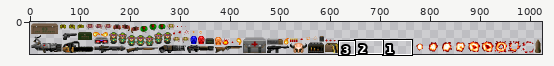
Sprite sheet -- resources/images/sprites.png. The picture above shows the old version from afar; the outline marks the close-up.
Close-up. Earlier state:
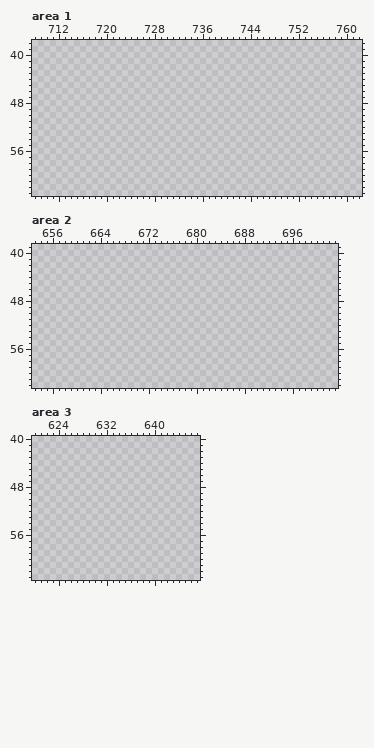
The file is 1024x64 pixels. Colours within 5 levels of each other are drawn and written as one. Shown: area 1: x 708..762, y 38..63; area 2: x 653..703, y 39..62; area 3: x 620..647, y 40..63. The old version is drawn lined up with the new one.
New version:
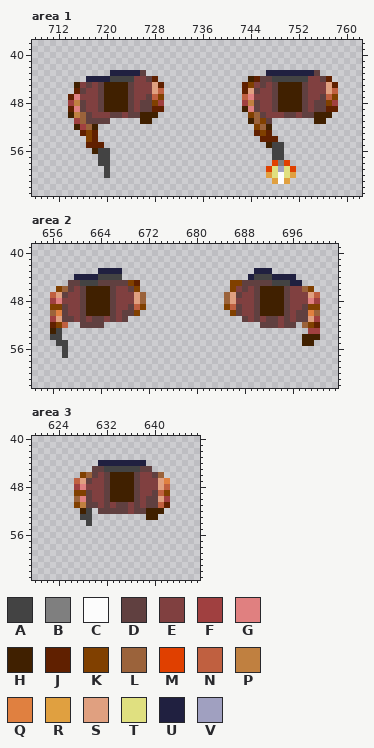
Palette (. is transparent): A #434343  B #7f7f7f  C #fcfcfc  D #604040  E #804040  F #a04040  G #e08080  H #402000  J #602000  K #804000  L #9b633b  M #e04000  N #c06040  P #c08040  Q #e08040  R #e0a040  S #e0a080  T #e0e080  U #202040  V #a0a0c0
Diff:
drawings rearranged on the sheet (the old picture shows each at its new place)
Changed rows in their new state; - is an unchanged pixel.
Area 1:
first column x 714:
43 -------UUUUUD--------------------UUUUUUUUD---
44 ---UUUUAAAAEEDJ---------------HJDDAAAAAAEEDJ-
45 -HEDEDHHHHDEEESJ-------------JKEDEDHHHHDEEESJ
46 -JDEEDHHHHDEEESN-------------JSDEEDHHHHDEEESN
47 JGEEEDHHHHDEEDNK-------------NGEEEDHHHHDEEDNK
48 FPDEEDHHHHDEDDKF-------------FPDEEDHHHHDEDDKF
49 JGDEEDHHHHDEDDJJ-------------HGDEEDHHHHDEDDJJ
50 HPLDEEEDDEDDHHH---------------KLDEEEDDEDDHHH-
51 -FLDDDD-----HH----------------HLKD-------HH--
52 -HFLH--------------------------KLH-----------
53 --JKJ--------------------------JKJ-----------
54 ---KJ---------------------------JJJ----------
55 ---JJJ---------------------------HAA---------
56 ----HAA---------------------------AA---------
57 -----AA---------------------------AA---------
58 -----AA---------------------------MBM--------
59 ------A--------------------------MTVTM-------
60 ------A--------------------------RTCTR-------
61 ----------------------------------RCR--------
Area 2:
first column x 656:
43 --------UUUU----------------------UUU--------
44 ----UUUUAAAA---------------------UAAAUUUU----
45 ---DDAAADDDDDKJ---------------KKDDDDDAAAUU---
46 -KLDEDHHHHDEEDK---------------KEDEDHHHHDEELK-
47 NSDEEDHHHHDEEESL-------------LSDEEDHHHHDEEESN
48 FGEEEDHHHHDEEESL-------------LSEEEDHHHHDEEEGF
49 KKDEEDHHHHDEEDNK-------------KNDEEDHHHHDEEDKK
50 LQDEEDHHHHDEDDK---------------KDEEDHHHHDEDDQL
51 FSDDEDEDDEDED-------------------DEDEDDEDEDDSF
52 JKN--DDDD--------------------------DDDEDD-LKJ
53 HA-----------------------------------------FF
54 AA----------------------------------------HHH
55 -AA---------------------------------------HH-
56 --A------------------------------------------
57 --A------------------------------------------
Area 3:
first column x 627:
44 ----UUUUUUUU----
45 ---DDAAAAAADD---
46 -KLDEDHHHHDEEDL-
47 NSDEEDHHHHDEEESQ
48 FGEEEDHHHHDEEESN
49 KKDEEDHHHHDEEDNK
50 LGDEEDHHHHDEDDSF
51 KPDDEDEDDEDEDDNJ
52 -HA-DDDDDEDDHHH-
53 -AA---------HH--
54 --A-------------
Boxes around the changes in both close-ups, in picture pixels (x1, y1, x2, y2):
added: (68, 70, 164, 178)
added: (242, 70, 338, 184)
added: (50, 268, 146, 358)
added: (224, 268, 320, 346)
added: (74, 460, 170, 526)
